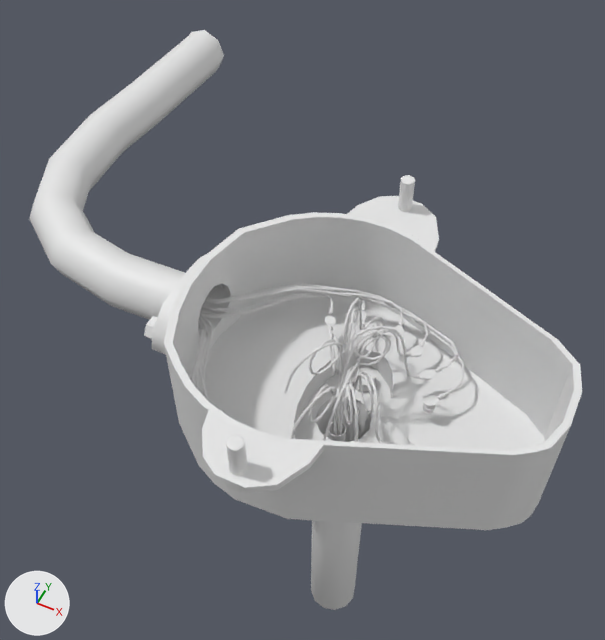
The FBX model Assets/FBX/Location/Mufta/mufta_provod.fbx, before and after one commit.
The view is the same before and after, from a camera (50 mm lens) standing at (9.348, -2.623, 0.837) and looking at (9.121, -2.168, 0.269). The axes (+X, +Y, +Z) are drawn at lower left. The lights are the same throughout. Materials are left out; every surface is plain grey. Where no turn or scale is listed for an object, it has been applied to the vertices. Vertices at the same position are counted once.

Script lines for the objects in view, before the commit:
```python
me_mesh = bpy.data.meshes.new('Mesh')
me_mesh.from_pydata(...)  # 3289 vertices, 5887 faces; spans x -0.237..0.237, y -0.22..0.212, z -0.214..0.214
me_mesh.materials.append(mat_sep_hi)
me_mesh_001 = bpy.data.meshes.new('Mesh.001')
me_mesh_001.from_pydata(...)  # 999 vertices, 1836 faces; spans x -0.069..0.169, y -0.18..0.005, z 0.118..0.142
me_mesh_001.materials.append(mat_sep_hi)
ob_mufta = bpy.data.objects.new('mufta', me_mesh)
ob_mufta.location = (9.126, -2.2, 0.238)
ob_mufta_provoda1 = bpy.data.objects.new('mufta_provoda1', me_mesh_001)
ob_mufta_provoda1.location = (9.126, -2.2, 0.238)
```
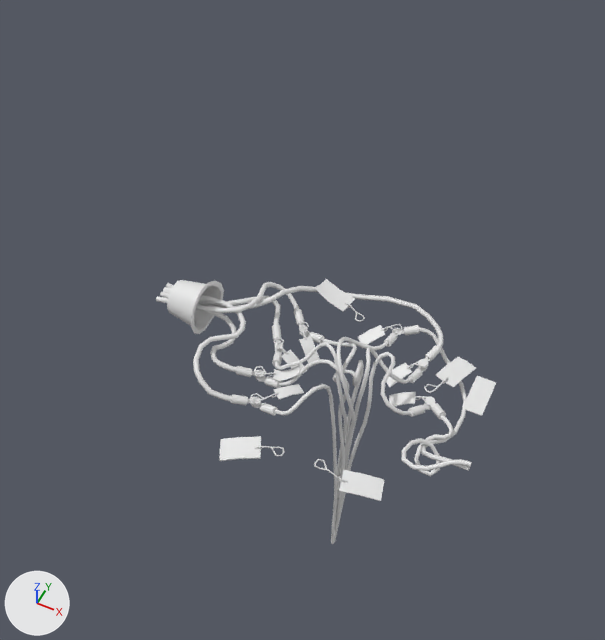
Changed parts and their boxes (x1, y1, x2, y2) in the pictures (605 x 640 px):
'mufta', deleted
    before: (29, 30, 582, 610)
'mufta_provoda1', reshaped
    before: (192, 283, 464, 401)
    after: (156, 279, 496, 544)
part 1 of me_mesh_001, rebuilt
    before: (215, 283, 464, 395)
    after: (166, 283, 443, 349)
part 2 of me_mesh_001, rebuilt
    before: (201, 293, 333, 319)
    after: (156, 282, 299, 313)
part 3 of me_mesh_001, built on
    before: (192, 286, 458, 401)
    after: (160, 279, 496, 544)

Patch to the scene script:
```diff
--- a/Assets/FBX/Location/Mufta/mufta_provod.fbx.py
+++ b/Assets/FBX/Location/Mufta/mufta_provod.fbx.py
@@ me_mesh_001 @@
 # used by ob_mufta_provoda1; location = (9.126, -2.2, 0.238)
-me_mesh_001.from_pydata(...)  # 999 vertices, 1836 faces; spans x -0.069..0.169, y -0.18..0.005, z 0.118..0.142
+me_mesh_001.from_pydata(...)  # 2901 vertices, 2756 faces; spans x -0.071..0.19, y -0.175..0.004, z -0.102..0.167
+# me_mesh_001 part 1: the loose piece of 104 vertices spanning x -0.069..0.161, y -0.07..0.004, z 0.121..0.139 is rebuilt with 114 vertices and now spans x -0.07..0.136, y -0.071..0.004, z 0.121..0.145
+# me_mesh_001 part 2: the loose piece of 80 vertices spanning x -0.069..0.048, y -0.081..-0.011, z 0.122..0.135 is rebuilt with 78 vertices and now spans x -0.07..0.029, y -0.085..-0.025, z 0.123..0.147
+# me_mesh_001 part 3: 815 vertices removed from x -0.069..0.169, y -0.18..0.005, z 0.118..0.142; 2709 vertices added at x -0.071..0.19, y -0.175..-0.001, z -0.102..0.167
+# me_mesh_001 part 4: the surface is now shaded smooth
@@ ob_mufta @@
-ob_mufta = bpy.data.objects.new('mufta', me_mesh)
-ob_mufta.location = (9.126, -2.2, 0.238)
```
